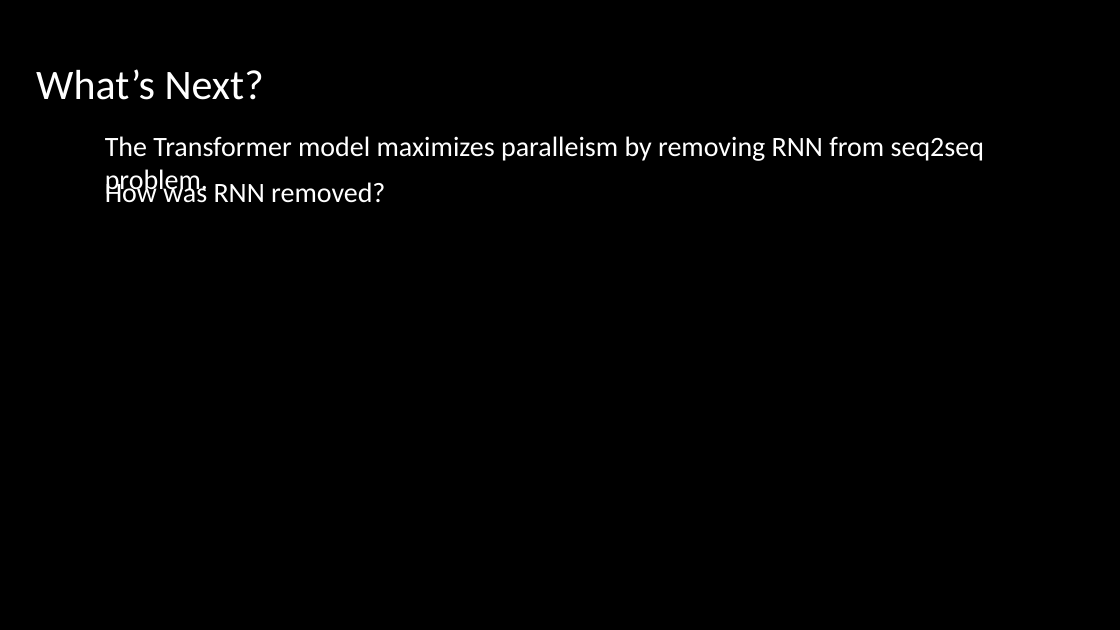
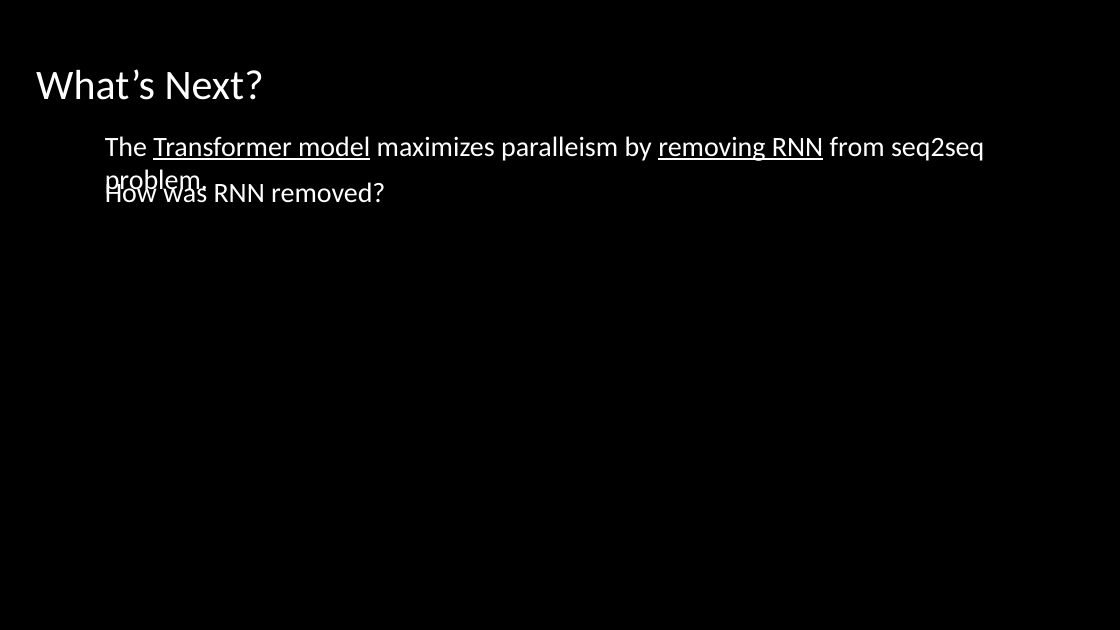
Before and after one commit to minseok127/paper_reviews, a slide deck: slide 126 of deep_learning/Neural Machine Translation with Attention.pptx (slide 122 before the commit). Drawn at 1120x630 pixels with LibreOffice and Linux fonts; fonts in the diff are those of the drawing. Boxes give left, top, right and bottom in pixels: in the first picture for what was removed or moved away, otherwise in the second. Text is boxed around its words. In the diff, an @@ line names an element or a change of style, - is before the commit and + after.

Commit message:
efficiently scaling transformer model

```diff
--- a/deep_learning/Neural Machine Translation with Attention.pptx
+++ b/deep_learning/Neural Machine Translation with Attention.pptx
@@ text "The Transformer model maximizes paralleism ..." at [105, 136, 984, 161]: underline on in "Transformer model removing RNN" @@
```
Also in this commit, not shown: 9 other slides changed, 4 slides added, 1 other file.
